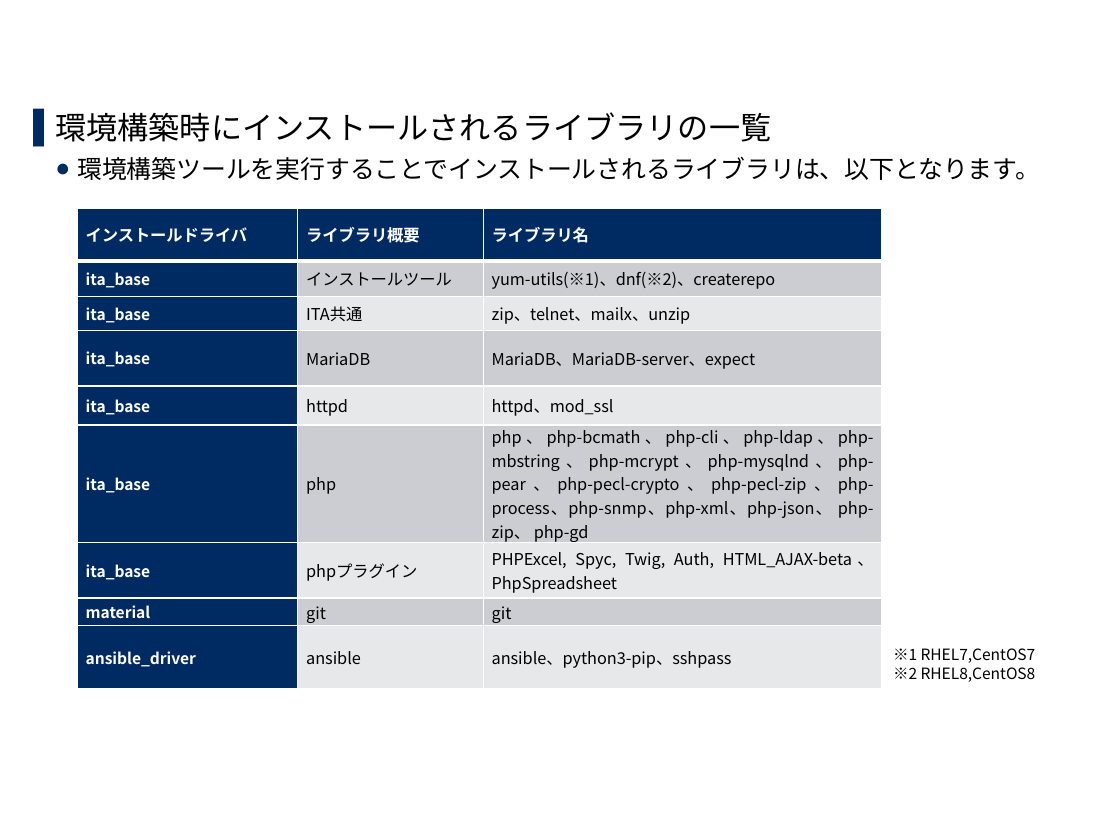
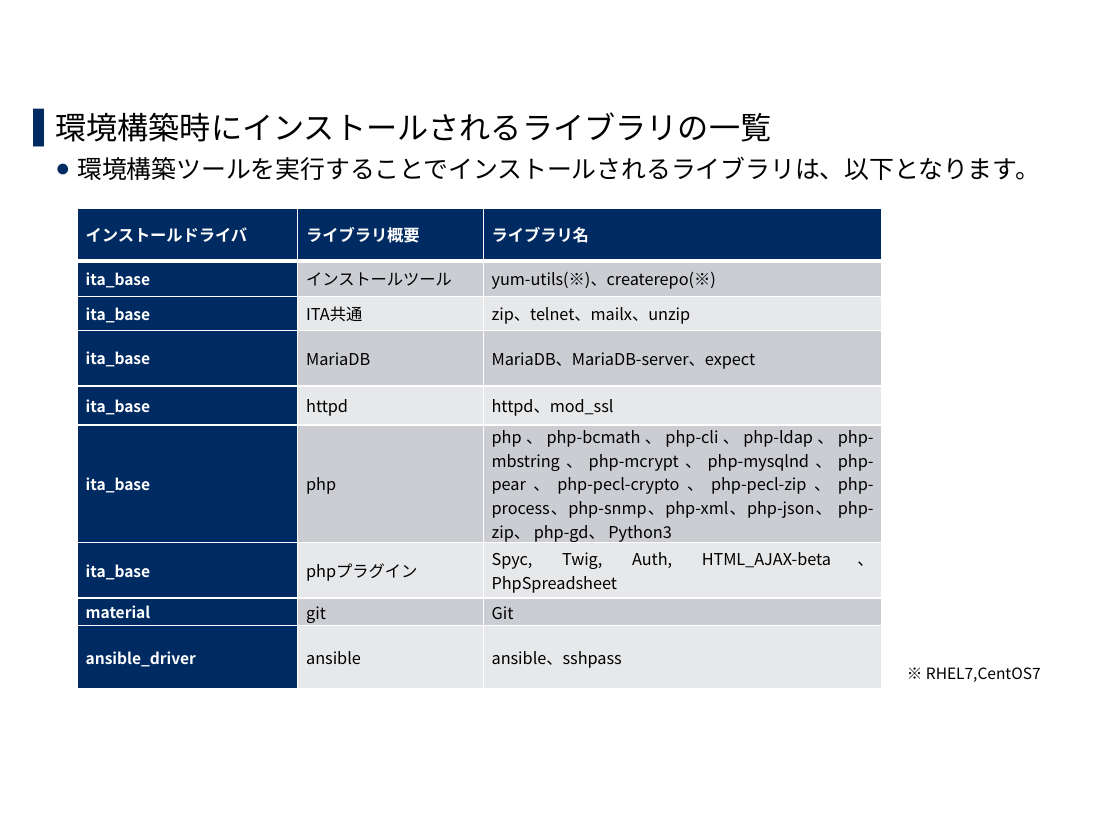
Before and after one commit to exastro-suite/it-automation-docs, a slide deck: slide 20 of asset/Learn_ja/ITA-offline-install_ja.pptx. Drawn at 1120x840 pixels with LibreOffice and Linux fonts; fonts in the diff are those of the drawing; background and template pictures are left out. Boxes give left, top, right and bottom in pixels: in the first picture for what was removed or moved away, otherwise in the second. Text is boxed around its words. In the diff, an @@ line names an element or a change of style, - is before the commit and + after.

Commit message:
2020/01/16 16:01:28

```diff
--- a/asset/Learn_ja/ITA-offline-install_ja.pptx
+++ b/asset/Learn_ja/ITA-offline-install_ja.pptx
@@ table at box(77, 208, 883, 689) @@
-row 2, column 3: yum-utils(※1)、dnf(※2)、createrepo
+row 2, column 3: yum-utils(※)、createrepo(※)
-row 6, column 3: php、php-bcmath、php-cli、php-ldap、php-mbstring、php-mcrypt、php-mysqlnd、php-pear、php-pecl-crypto、php-pecl-zip、php-process、php-snmp、php-xml、php-json、 php-zip、 php-gd
+row 6, column 3: php、php-bcmath、php-cli、php-ldap、php-mbstring、php-mcrypt、php-mysqlnd、php-pear、php-pecl-crypto、php-pecl-zip、php-process、php-snmp、php-xml、php-json、 php-zip、 php-gd、 Python3
-row 7, column 3: PHPExcel, Spyc, Twig, Auth, HTML_AJAX-beta、PhpSpreadsheet
+row 7, column 3: Spyc, Twig, Auth, HTML_AJAX-beta、PhpSpreadsheet
-row 8, column 3: git
+row 8, column 3: Git
-row 9, column 3: ansible、python3-pip、sshpass
+row 9, column 3: ansible、sshpass
@@ text at box(926, 667, 1041, 682): text changed @@
-※1 RHEL7,CentOS7
-※2 RHEL8,CentOS8
+※ RHEL7,CentOS7
```
